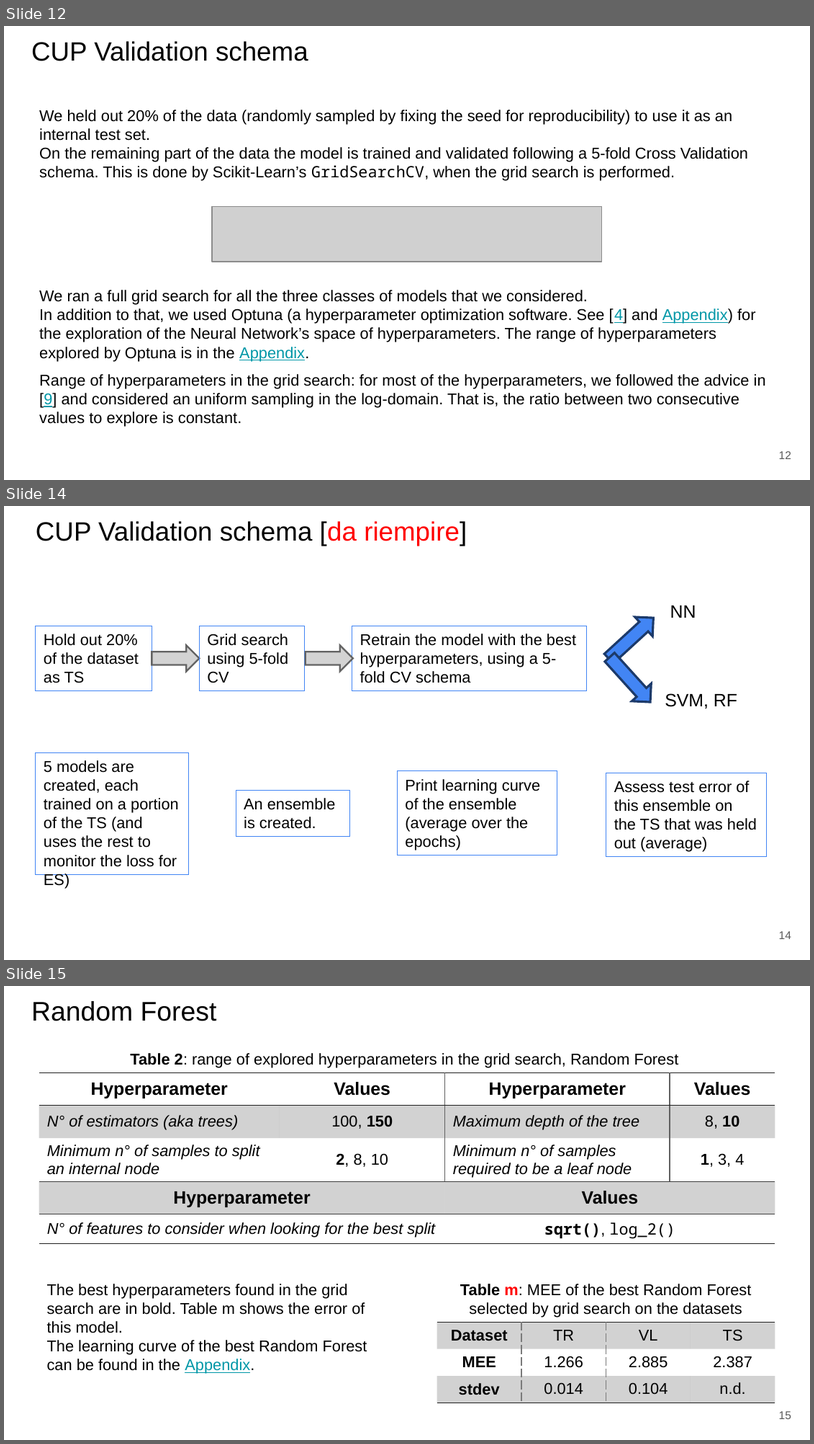
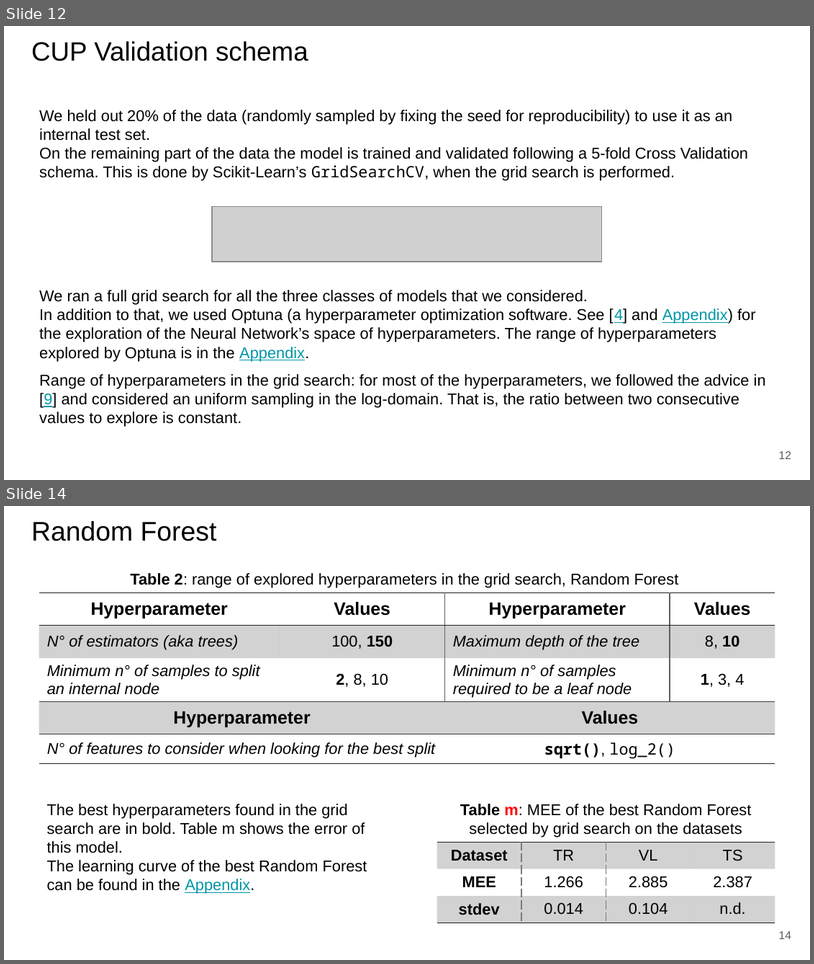
Before and after one commit to paolo-junior-mollica/machine-learning-project, a slide deck: relazione/ML-2023-PRJ-Slides-Demo.pptx. Shown one above the other, each under a label of ours: slides 12, 14 and 15 before the commit, slides 12 and 14 after it; the slides between them are not shown. The pictures are 814x1444 and 814x964 pixels, drawn with LibreOffice and Linux fonts; fonts in the diff are those of the drawing; grey boxes stand for pictures. Boxes give left, top, right and bottom in pixels: in the first picture for what was removed or moved away, otherwise in the second. Text is boxed around its words. In the diff, an @@ line names an element or a change of style, - is before the commit and + after.

Commit message:
Update presentazione: validation schema per la CUP (tra corpo della presentazione e appendice)

```diff
--- a/relazione/ML-2023-PRJ-Slides-Demo.pptx
+++ b/relazione/ML-2023-PRJ-Slides-Demo.pptx
@@ slide 14 removed at bbox=[4, 506, 810, 960], background #FFFFFF @@
@@ title removed at bbox=[36, 521, 467, 546] @@
-CUP Validation schema [da riempire]
@@ right arrow removed at bbox=[601, 608, 663, 668] @@
@@ text removed at bbox=[671, 605, 697, 618] @@
-NN
@@ rectangle removed at bbox=[36, 626, 152, 690] @@
-Hold out 20% of the dataset as TS
@@ rectangle removed at bbox=[199, 626, 305, 690] @@
-Grid search using 5-fold CV
@@ rectangle removed at bbox=[352, 626, 587, 690] @@
-Retrain the model with the best hyperparameters, using a 5-fold CV schema
@@ right arrow removed at bbox=[152, 646, 199, 672] @@
@@ right arrow removed at bbox=[306, 646, 353, 672] @@
@@ right arrow removed at bbox=[600, 649, 660, 710] @@
@@ text removed at bbox=[665, 693, 738, 708] @@
-SVM, RF
@@ rectangle removed at bbox=[36, 752, 188, 874] @@
-5 models are created, each trained on a portion of the TS (and uses the rest to monitor the loss for ES)
@@ rectangle removed at bbox=[398, 770, 558, 854] @@
-Print learning curve of the ensemble (average over the epochs)
@@ rectangle removed at bbox=[607, 773, 767, 857] @@
-Assess test error of this ensemble on the TS that was held out (average)
@@ rectangle removed at bbox=[237, 790, 350, 836] @@
-An ensemble is created.
@@ page number removed at bbox=[779, 931, 792, 939] @@
-14
@@ what was slide 15 is now slide 14 @@
@@ page number at bbox=[779, 931, 792, 939]: text changed @@
-15
+14
```
Also in this commit, not shown: 10 slides changed, 2 slides added.
